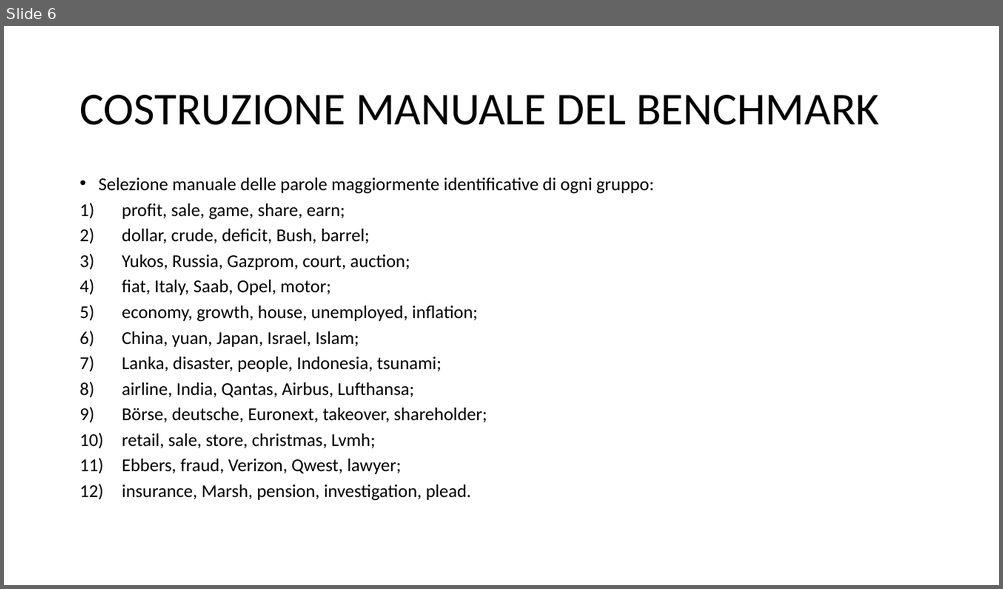
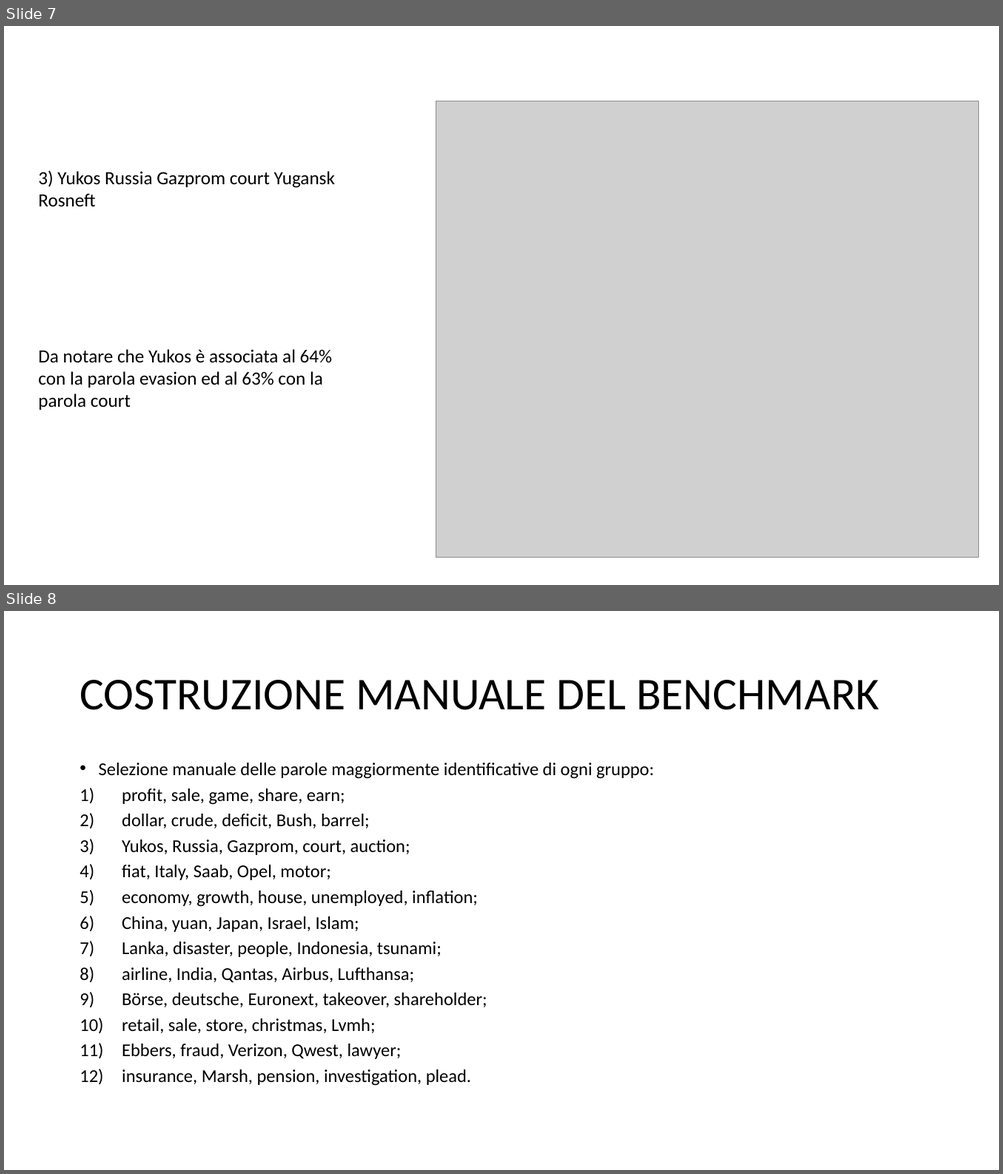
Before and after one commit to rmaganza/TextMiningBBCBusiness, a slide deck: PPI_BBC_article.pptx. Shown one above the other, each under a label of ours: slide 6 before the commit, slides 7 and 8 after it. The pictures are 1003x589 and 1003x1174 pixels, drawn with LibreOffice and Linux fonts; fonts in the diff are those of the drawing; grey boxes stand for pictures. Boxes give left, top, right and bottom in pixels: in the first picture for what was removed or moved away, otherwise in the second. Text is boxed around its words. In the diff, an @@ line names an element or a change of style, - is before the commit and + after.

```diff
--- a/PPI_BBC_article.pptx
+++ b/PPI_BBC_article.pptx
@@ slide 7 added at <box>4,26,999,585</box>, background #FFFFFF @@
@@ picture added at <box>436,101,979,557</box> @@
@@ text added at <box>38,170,335,207</box>, 18 pt, text #000000 @@
+3) Yukos Russia Gazprom court Yugansk Rosneft
@@ text added at <box>38,349,332,410</box>, 18 pt, text #000000 @@
+Da notare che Yukos è associata al 64% con la parola evasion ed al 63% con la parola court
@@ what was slide 6 is now slide 8 @@
```
Also in this commit, not shown: 3 slides changed, 3 other slides added, 2 slides removed.
